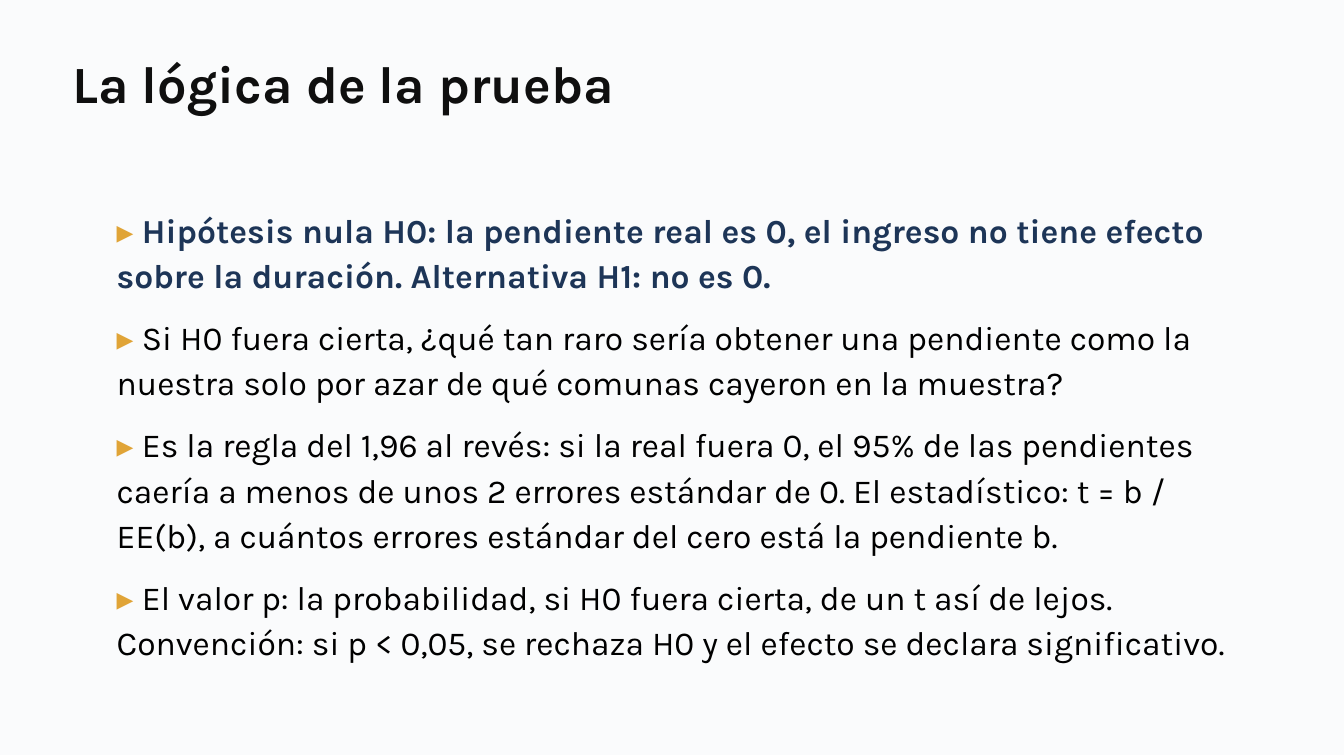
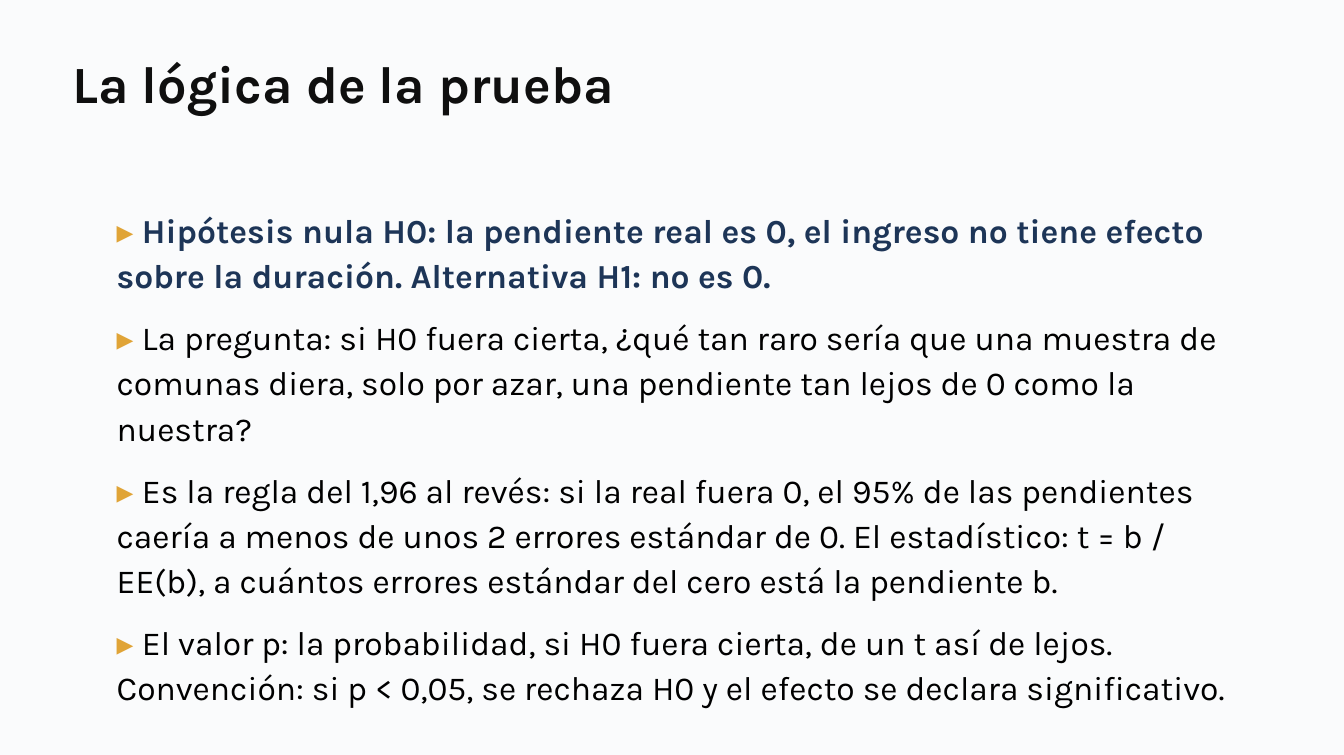
Before and after one commit to daniopitz/diplomado-cdd, a slide deck: slide 38 of presentaciones/clase05_probabilidad_inferencia.pptx. Drawn at 1344x755 pixels with LibreOffice and Linux fonts; fonts in the diff are those of the drawing. Boxes give left, top, right and bottom in pixels: in the first picture for what was removed or moved away, otherwise in the second. Text is boxed around its words. In the diff, an @@ line names an element or a change of style, - is before the commit and + after.

```diff
--- a/presentaciones/clase05_probabilidad_inferencia.pptx
+++ b/presentaciones/clase05_probabilidad_inferencia.pptx
@@ text at <box>117,324,1216,442</box>: text changed @@
-▸ Si H0 fuera cierta, ¿qué tan raro sería obtener una pendiente como la nuestra solo por azar de qué comunas cayeron en la muestra?
+▸ La pregunta: si H0 fuera cierta, ¿qué tan raro sería que una muestra de comunas diera, solo por azar, una pendiente tan lejos de 0 como la nuestra?
```
Also in this commit, not shown: 1 other file.
